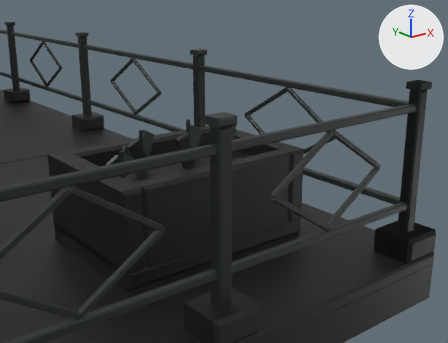
An edit to the Blender file ArtSource/City/RidgeKiosk/RidgeKioskCourt.blend, drawn before and after from the same camera.
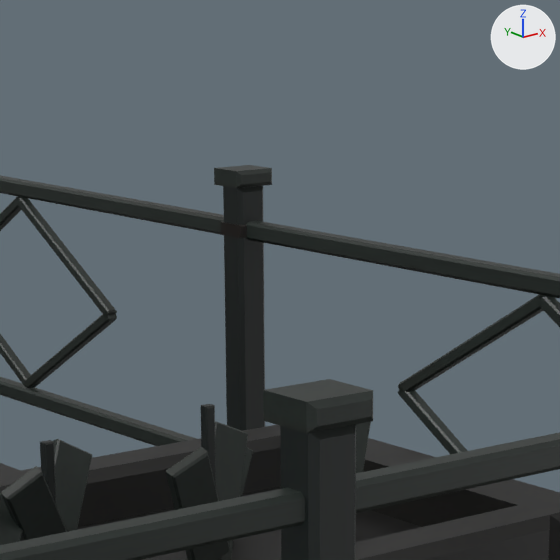
Each version is shown from a camera (50 mm lens) standing at (2.204, -12.376, 1.412) and looking at (4.839, -9.083, 0.095), then close up on the part from 28% to 65% of the width and 0% to 48% of the height. Arrows for +X, +Y and +Z are at upper right; the lights stay in place. The older version's two pictures come first.

Script lines for the objects in view, before the commit:
```python
me_ridgekioskcourt_kioskcourtedges_ridgekiosksurface = bpy.data.meshes.new('RidgeKioskCourt_KioskCourtEdges_RidgeKioskSurface')
me_ridgekioskcourt_kioskcourtedges_ridgekiosksurface.from_pydata(...)  # 3104 vertices, 2716 faces; spans x -5.0..5.0, y -10.7..-1.27, z 0.0..0.92
me_ridgekioskcourt_kioskcourtedges_ridgekiosksurface.materials.append(mat_ridgekiosksurface)  # picture img_ridgekioskpalette_png
ob_ridgekioskcourt_kioskcourtedges_ridgekiosksurface = bpy.data.objects.new('RidgeKioskCourt_KioskCourtEdges_RidgeKioskSurface', me_ridgekioskcourt_kioskcourtedges_ridgekiosksurface)
ob_ridgekioskcourt_kioskcourtedges_ridgekiosksurface.parent = ob_kioskcourtedges
ob_ridgekioskcourt_kioskcourtedges_ridgekiosksurface.location = (0.0, 0.0, 0.0)
```
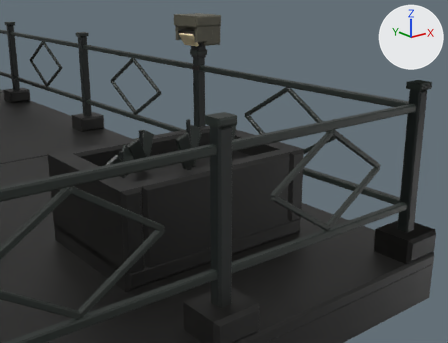
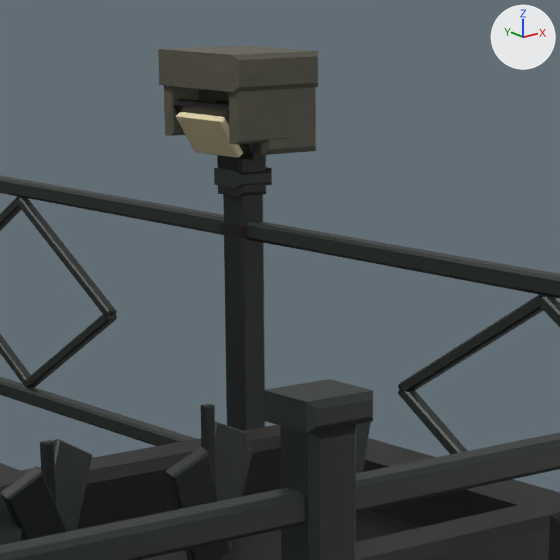
Pixel boxes (x1, y1, x2, y2) of what changed, in the close-ups (560 x 560 px):
'RidgeKioskCourt_KioskCourtEdgeLamp_RidgeKioskSurface', added: after (158, 45, 318, 197)
'RidgeKioskCourt_KioskCourtEdgeLamp_KioskLampGlass', added (beige): after (176, 112, 243, 158)

Diff of the bpy script that builds the scene:
```diff
--- a/ArtSource/City/RidgeKiosk/RidgeKioskCourt.blend.py
+++ b/ArtSource/City/RidgeKiosk/RidgeKioskCourt.blend.py
@@ me_ridgekioskcourt_kioskcourtedgelamp_kiosklampglass @@
+me_ridgekioskcourt_kioskcourtedgelamp_kiosklampglass.from_pydata([(0.034, -0.082, -0.027), (0.041, -0.082, -0.023), (-0.002, -0.082, 0.047), (-0.009, -0.082, 0.043), (0.033, -0.078, -0.032), (0.047, -0.078, -0.024), (-0.001, -0.078, 0.052), (-0.015, -0.078, 0.044), (0.033, 0.078, -0.032), (0.047, 0.078, -0.024), (-0.001, 0.078, 0.052), (-0.015, 0.078, 0.044), (0.034, 0.082, -0.027), (0.041, 0.082, -0.023), (-0.002, 0.082, 0.047), (-0.009, 0.082, 0.043)], [], [(1, 2, 3, 0), (15, 14, 13, 12), (4, 5, 1, 0), (5, 6, 2, 1), (6, 7, 3, 2), (7, 4, 0, 3), (8, 9, 5, 4), (9, 10, 6, 5), (10, 11, 7, 6), (11, 8, 4, 7), (12, 13, 9, 8), (13, 14, 10, 9), (14, 15, 11, 10), (15, 12, 8, 11)])
+me_ridgekioskcourt_kioskcourtedgelamp_kiosklampglass.materials.append(mat_kiosklampglass)  # beige #f5e5ba
@@ me_ridgekioskcourt_kioskcourtedgelamp_ridgekiosksurface @@
+me_ridgekioskcourt_kioskcourtedgelamp_ridgekiosksurface.from_pydata(...)  # 96 vertices, 84 faces; spans x -0.018..0.206, y -0.141..0.141, z -0.118..0.179
+me_ridgekioskcourt_kioskcourtedgelamp_ridgekiosksurface.materials.append(mat_ridgekiosksurface)  # picture img_ridgekioskpalette_png
@@ ob_ridgekioskcourt_kioskcourtedgelamp_kiosklampglass @@
+ob_ridgekioskcourt_kioskcourtedgelamp_kiosklampglass = bpy.data.objects.new('RidgeKioskCourt_KioskCourtEdgeLamp_KioskLampGlass', me_ridgekioskcourt_kioskcourtedgelamp_kiosklampglass)
+ob_ridgekioskcourt_kioskcourtedgelamp_kiosklampglass.parent = ob_kioskcourtedgelamp
+ob_ridgekioskcourt_kioskcourtedgelamp_kiosklampglass.location = (0.0, 0.0, 0.0)
@@ ob_kioskcourtedgelamp @@
+ob_kioskcourtedgelamp = bpy.data.objects.new('KioskCourtEdgeLamp', None)
+ob_kioskcourtedgelamp.parent = ob_ridgekioskcourt_metricroot
+ob_kioskcourtedgelamp.location = (4.778, -8.742, 0.982)
@@ ob_ridgekioskcourt_kioskcourtedgelamp_ridgekiosksurface @@
+ob_ridgekioskcourt_kioskcourtedgelamp_ridgekiosksurface = bpy.data.objects.new('RidgeKioskCourt_KioskCourtEdgeLamp_RidgeKioskSurface', me_ridgekioskcourt_kioskcourtedgelamp_ridgekiosksurface)
+ob_ridgekioskcourt_kioskcourtedgelamp_ridgekiosksurface.parent = ob_kioskcourtedgelamp
+ob_ridgekioskcourt_kioskcourtedgelamp_ridgekiosksurface.location = (0.0, 0.0, 0.0)
```
